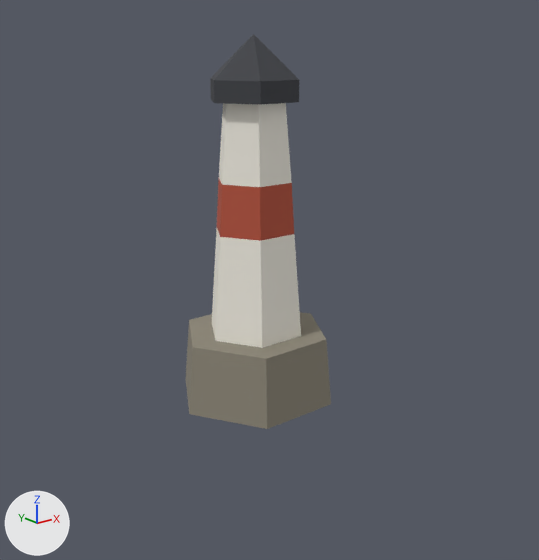
The glTF model public/models/landmark-features.v1.glb, before and after one commit.
Rendered twice from a 50 mm lens placed at (-2.64, -3.44, 1.8), pointed at (0.01, -0.13, 0.47). Lighting does not change. The marker at lower left points along +X, +Y and +Z. The first picture is the older version. Where no turn or scale is listed for an object, it has been applied to the vertices.

In view in the first picture: 'placeholder'.
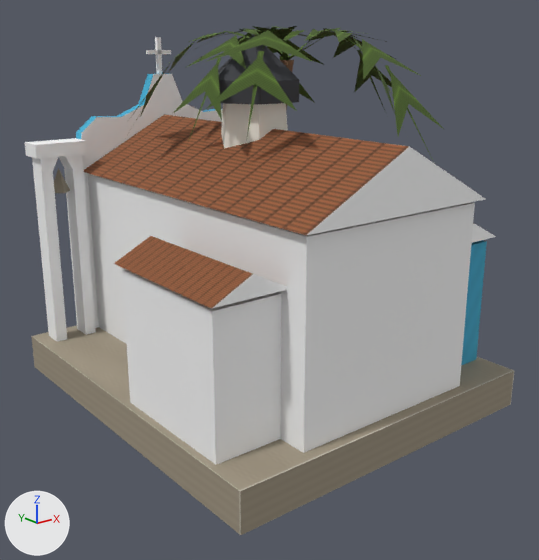
The change, as a list of edits to the scene's bpy script:
```text
Add img_boipeba_feature_atlas__ocean_drive_after_panta_lh__waltson_campos_and_inpe__cc_by_sa_4_0:
    img_boipeba_feature_atlas__ocean_drive_after_panta_lh__waltson_campos_and_inpe__cc_by_sa_4_0 = load_image('Boipeba Feature atlas; Ocean Drive after Panta LH, Waltson Campos and INPE; CC BY-SA 4.0', '_unpacked/Boipeba_Feature_atlas__Ocean_Drive_after_Panta_LH__Waltson_Campos_and_INPE__CC_BY-SA_4.0', 1024, 1024, 'sRGB')
Change mat_features:
    add n3 = _N.new('ShaderNodeMix'); n3.name = 'Mix'
    add n3.data_type = 'RGBA'
    add n3.blend_type = 'MULTIPLY'
    add n3.inputs[0].default_value = 1.0  # 'Factor'
    add n4 = _N.new('ShaderNodeTexImage'); n4.name = 'Image Texture'
    add n4.image = img_boipeba_feature_atlas__ocean_drive_after_panta_lh__waltson_campos_and_inpe__cc_by_sa_4_0
    where n2 = _N.new('ShaderNodeVertexColor'); n2.name = 'Color Attribute'
    where n0 = _N.new('ShaderNodeBsdfPrincipled'); n0.name = 'Principled BSDF'
    remove _L.new(n2.outputs[0], n0.inputs[0])  # 'Color' to 'Base Color'
    add _L.new(n3.outputs[2], n0.inputs[0])  # 'Result' to 'Base Color'
    add _L.new(n2.outputs[0], n3.inputs[7])  # 'Color' to 'B'
    add _L.new(n4.outputs[0], n3.inputs[6])  # 'Color' to 'A'
Add me_mesh_2:
    me_mesh_2.from_pydata(...)  # 132 vertices, 208 faces; spans x -1.0..1.0, y -1.19..1.11, z -0.24..1.85
    me_mesh_2.materials.append(mat_features)
Add me_mesh_1:
    me_mesh_1.from_pydata(...)  # 235 vertices, 144 faces; spans x -0.61..1.11, y -1.0..0.87, z -0.18..1.9
    me_mesh_1.materials.append(mat_features)
Add ob_boipeba_divino_church:
    ob_boipeba_divino_church = bpy.data.objects.new('boipeba-divino-church', me_mesh_2)
    ob_boipeba_divino_church.location = (0.0, 0.0, 0.0)
Add ob_boipeba_coconut_palm:
    ob_boipeba_coconut_palm = bpy.data.objects.new('boipeba-coconut-palm', me_mesh_1)
    ob_boipeba_coconut_palm.location = (0.0, 0.0, 0.0)
```

Where the change shows, as pixel boxes [x1, y1, x2, y2] in the pictures (539 x 560 px):
'boipeba-divino-church', added
    after: [25, 37, 514, 535]
'placeholder', surface changed
    both: [218, 35, 299, 148]
'boipeba-coconut-palm', added (green)
    after: [130, 26, 444, 162]
